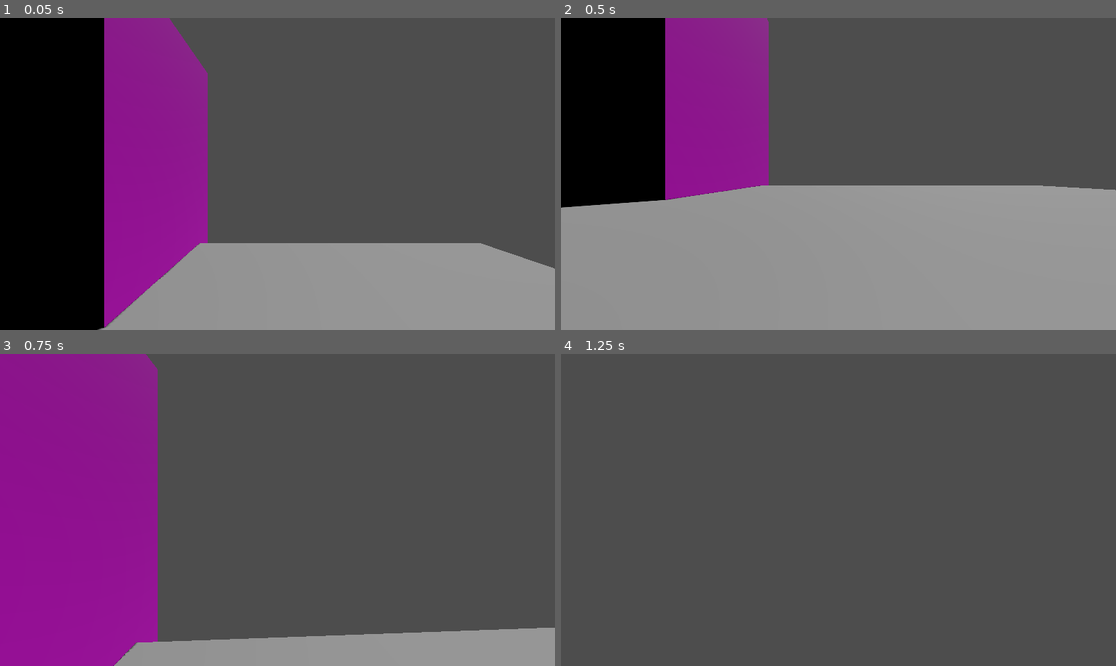
Above: before the commit, frames 1-4 (two rows, left to right).
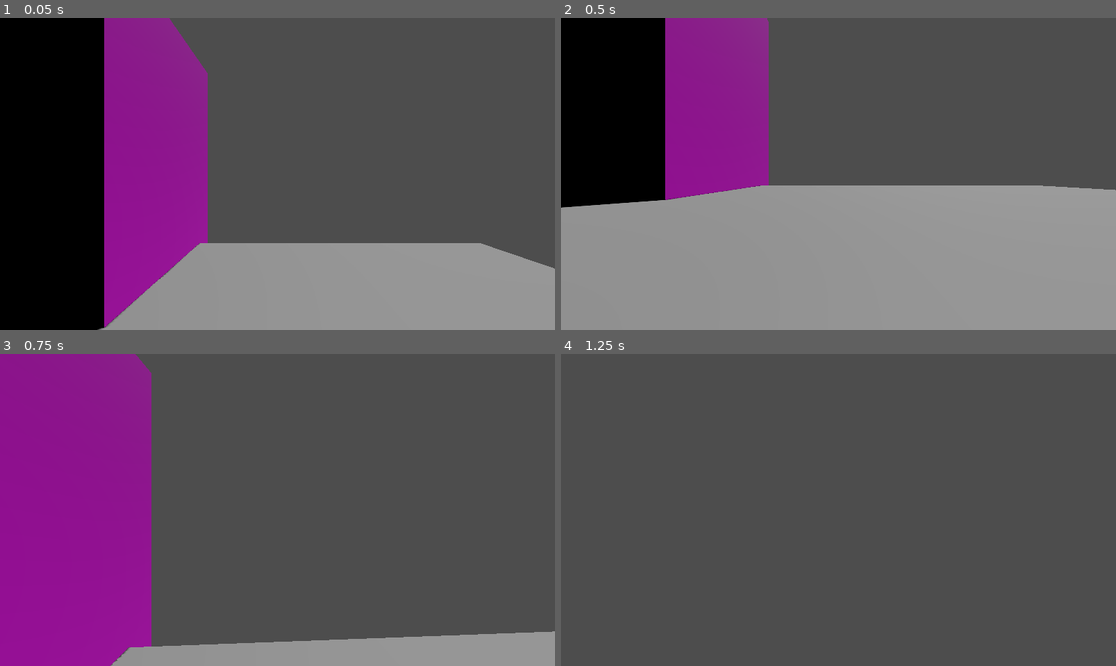
Above: after the commit, the same moments.

Repository: confusednoodle/simpleParkour
Game: Godot game, scene res://main.tscn
Two runs of this game, one before a commit and one after it. Both use one fixed random seed, a clock stepped at 60 frames per second and the inputs below.
Inputs (mouse positions are in pixels of both pictures, inside the frame that each line leads up to):
- Up to frame 1 (0.05 s): no input
- Up to frame 2 (0.5 s): no input
- Up to frame 3 (0.75 s): tap Enter at 0.5 s; move the mouse to (305, 510) at 0.52 s; hold W (move_forward) from 0.53 s (still down); hold Space (jump) from 0.53 s (still down)
- Up to frame 4 (1.25 s): keep holding W (move_forward); keep holding Space (jump)

Frames 1-2 are identical in both runs. In frame 3, 2.2% of the frame differs, in the area x 19-100%, y 0-100%; in frame 4, nothing differs.

Commit message:
finally proper movement script kinda clunky but it WORKS for now

Diff:
--- a/player.gd
+++ b/player.gd
@@ -7,33 +7,19 @@
 var target_velocity = Vector3.ZERO
 
 func _physics_process(delta):
-	var direction = Vector3.ZERO
+	if not is_on_floor():
+		velocity.y -= fall_acceleration * delta
 
-	#direction stuff
-	if Input.is_action_pressed("move_left"):
-		direction.x -= 1
-	if Input.is_action_pressed("move_right"):
-		direction.x += 1
-	if Input.is_action_pressed("move_forward"):
-		direction.z -= 1
-	if Input.is_action_pressed("move_back"):
-		direction.z += 1
+	if Input.is_action_just_pressed("jump") and is_on_floor():
+		velocity.y = jump_impulse
 
-	#no vectoring pls
-	if direction != Vector3.ZERO:
-		direction = direction.normalized()
-
-	#ground velocity
-	target_velocity.x = direction.x * speed
-	target_velocity.z = direction.z * speed
-
-	#vertical velocity
-	if not is_on_floor():
-		target_velocity.y = target_velocity.y - (fall_acceleration * delta)
-
-	velocity = target_velocity
-
-	if is_on_floor() and Input.is_action_pressed("jump"):
-		target_velocity.y = jump_impulse
+	var input_dir = Input.get_vector("move_left", "move_right", "move_forward", "move_back")
+	var direction = ($camera.basis * Vector3(input_dir.x, 0, input_dir.y)).normalized()
+	if direction:
+		velocity.x = direction.x * speed
+		velocity.z = direction.z * speed
+	else:
+		velocity.x = move_toward(velocity.x, 0, speed)
+		velocity.z = move_toward(velocity.z, 0, speed)
 
 	move_and_slide()
Not shown, added: mai405C.tmp
Not shown, added: maiB055.tmp
